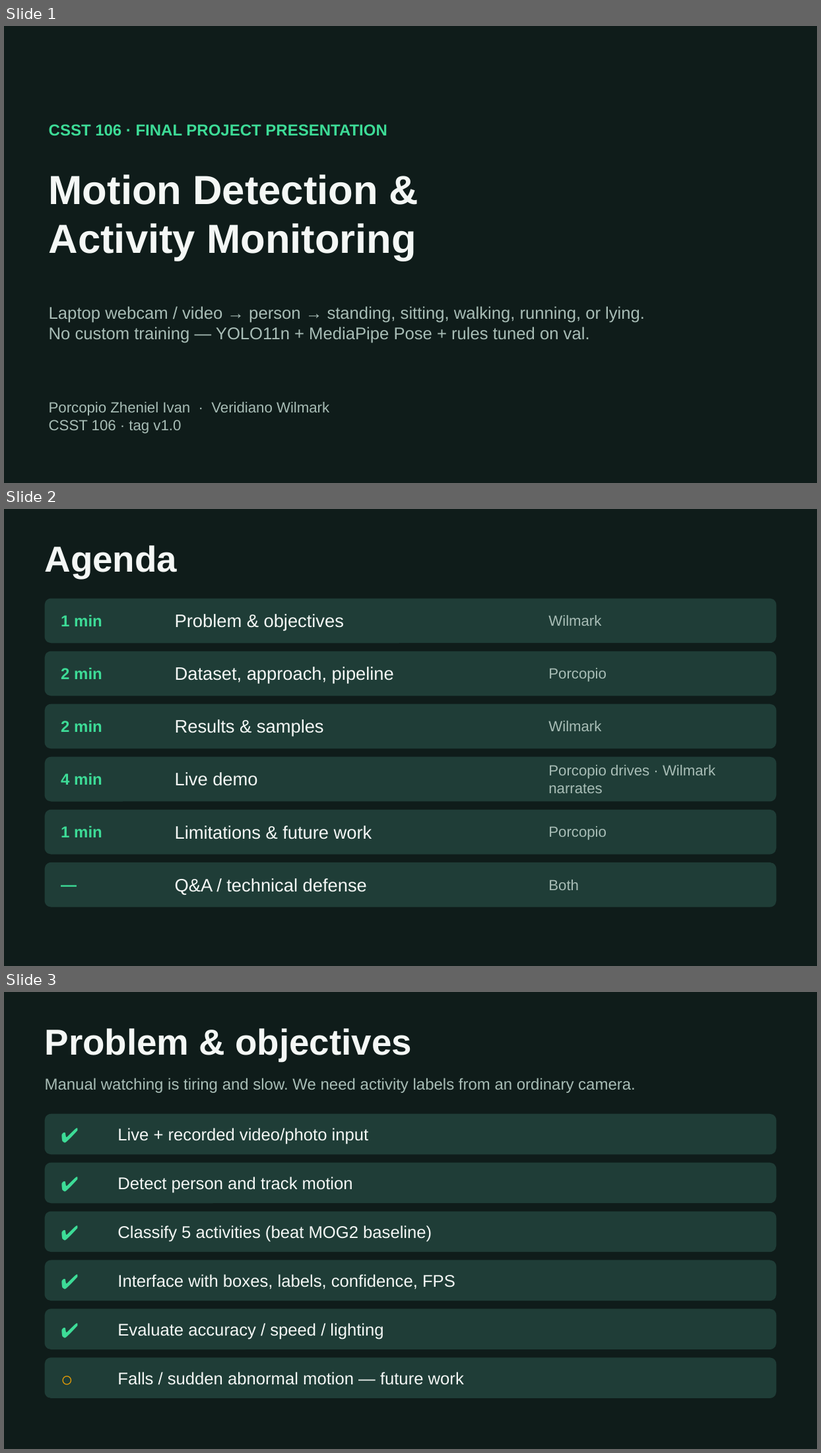
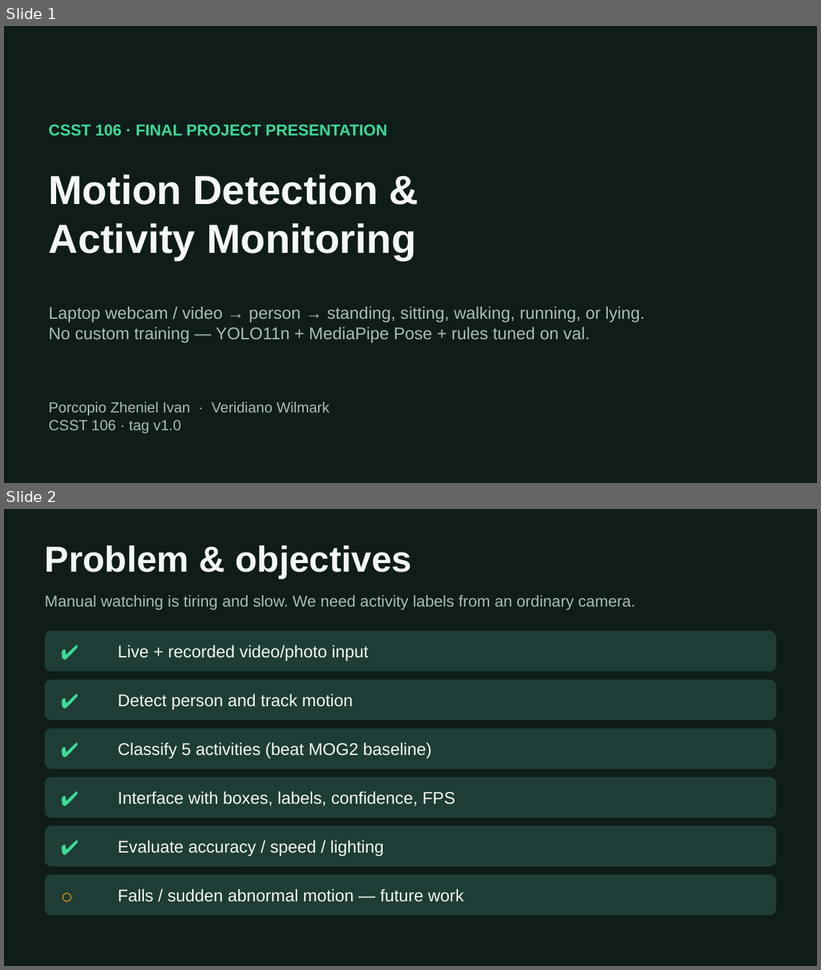
Before and after one commit to Wilul1/Computer_Vision, a slide deck: docs/slides_final.pptx. Shown one above the other, each under a label of ours: slides 1, 2 and 3 before the commit, slides 1 and 2 after it. The pictures are 821x1453 and 821x970 pixels, drawn with LibreOffice and Linux fonts; fonts in the diff are those of the drawing. Boxes give left, top, right and bottom in pixels: in the first picture for what was removed or moved away, otherwise in the second. Text is boxed around its words. In the diff, an @@ line names an element or a change of style, - is before the commit and + after.

```diff
--- a/docs/slides_final.pptx
+++ b/docs/slides_final.pptx
@@ slide 2 removed at (4,509,817,966), background #FFFFFF @@
@@ rectangle removed at (4,509,817,966) @@
@@ text removed at (45,545,178,578) @@
-Agenda
@@ rounded rectangle removed at (45,599,776,643) @@
@@ text removed at (61,615,102,626) @@
-1 min
@@ text removed at (175,614,344,631) @@
-Problem & objectives
@@ text removed at (548,615,601,626) @@
-Wilmark
@@ rounded rectangle removed at (45,652,776,696) @@
@@ text removed at (175,667,394,684) @@
-Dataset, approach, pipeline
@@ text removed at (61,667,102,679) @@
-2 min
@@ text removed at (548,668,607,682) @@
-Porcopio
@@ rounded rectangle removed at (45,704,776,749) @@
@@ text removed at (61,720,102,732) @@
-2 min
@@ text removed at (175,720,324,737) @@
-Results & samples
@@ text removed at (548,721,601,731) @@
-Wilmark
@@ rounded rectangle removed at (45,757,776,802) @@
@@ text removed at (548,765,715,793) @@
-Porcopio drives · Wilmark narrates
@@ text removed at (61,773,102,785) @@
-4 min
@@ text removed at (175,772,257,786) @@
-Live demo
@@ rounded rectangle removed at (45,810,776,855) @@
@@ text removed at (61,826,102,838) @@
-1 min
@@ text removed at (175,826,372,840) @@
-Limitations & future work
@@ text removed at (548,826,607,840) @@
-Porcopio
@@ rounded rectangle removed at (45,863,776,908) @@
@@ text removed at (61,873,158,897) @@
-—
@@ text removed at (175,879,367,895) @@
-Q&A / technical defense
@@ text removed at (548,880,579,890) @@
-Both
@@ what was slide 3 is now slide 2 @@
```
Also in this commit, not shown: 1 slide added, 1 other slide removed, 5 other files.
